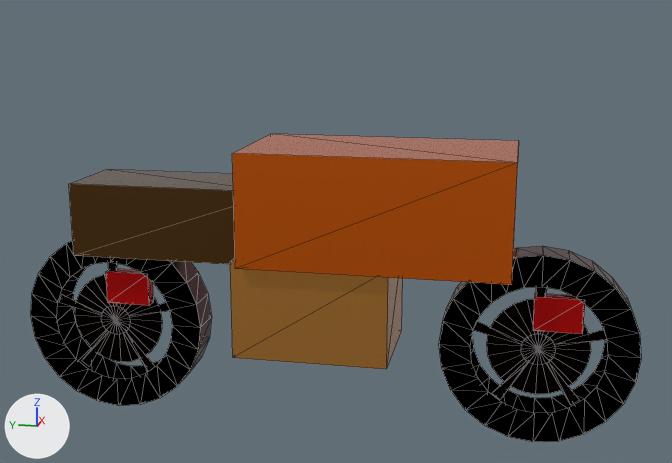
One commit to the glTF model assets/vehicles/hypersport_rr1000_lod0.glb: the scene before it, then after it.
Rendered twice from a camera (50 mm lens) standing at (-2.88, -0.63, 1.37) and looking at (0.01, -0.05, 0.65). Lighting does not change. The marker at lower left points along +X, +Y and +Z. The older version comes first. Mesh edges are drawn as thin lines.

Script lines for the objects in view, before the commit:
```python
me_chassis = bpy.data.meshes.new('Chassis')
me_chassis.from_pydata(...)  # a box spanning x -0.22..0.22, y -0.62..0.22, z 0.57..0.93; a box spanning x -0.18..0.18, y -0.25..0.25, z 0.26..0.58; a box spanning x -0.14..0.14, y 0.1..0.8, z 0.56..0.8
me_chassis.materials.append(mat_chassis_mat)
me_wheel_front = bpy.data.meshes.new('Wheel_Front')
me_wheel_front.from_pydata(...)  # 180 vertices, 214 faces; spans x -0.06..0.06, y -0.31..0.31, z -0.31..0.31
me_wheel_front.materials.append(mat_wheel_front_mat)
me_wheel_rear = bpy.data.meshes.new('Wheel_Rear')
me_wheel_rear.from_pydata(...)  # 180 vertices, 214 faces; spans x -0.06..0.06, y -0.31..0.31, z -0.31..0.31
me_wheel_rear.materials.append(mat_wheel_rear_mat)
ob_chassis = bpy.data.objects.new('Chassis', me_chassis)
ob_chassis.location = (0.0, 0.0, 0.0)
ob_wheel_front = bpy.data.objects.new('Wheel_Front', me_wheel_front)
ob_wheel_front.location = (0.0, -0.71, 0.31)
ob_wheel_rear = bpy.data.objects.new('Wheel_Rear', me_wheel_rear)
ob_wheel_rear.location = (0.0, 0.71, 0.31)
```
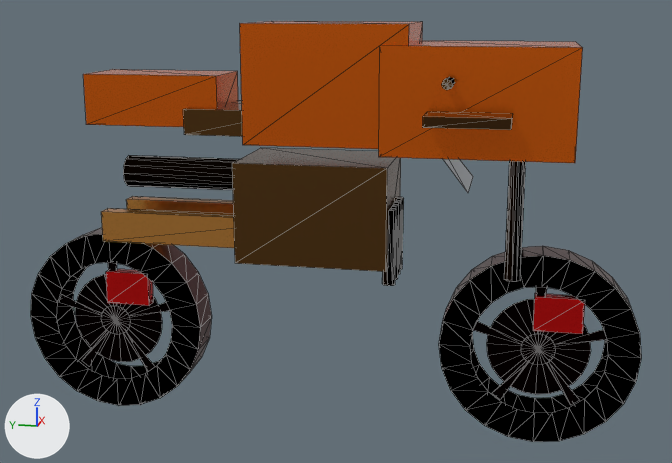
The change, as a list of edits to the scene's bpy script:
```text
Add mat_windscreen_mat:
    mat_windscreen_mat = bpy.data.materials.new('Windscreen_Mat')
    # nodes: BsdfPrincipled, Mix, OutputMaterial, VertexColor
    # colours: white #edf3f9, mixed with the vertex colours
Add me_windscreen:
    me_windscreen.from_pydata(...)  # 4 vertices, 2 faces; spans x -0.14..0.14, y -0.48..-0.32, z 0.82..1.02
    me_windscreen.materials.append(mat_windscreen_mat)
Add me_motorcycle_body:
    me_motorcycle_body.from_pydata(...)  # 232 vertices, 396 faces; spans x -0.32..0.32, y -0.78..0.74, z 0.2..1.0
    me_motorcycle_body.materials.append(mat_chassis_mat)
Remove ob_chassis:
    ob_chassis = bpy.data.objects.new('Chassis', me_chassis)
    ob_chassis.location = (0.0, 0.0, 0.0)
Add ob_windscreen:
    ob_windscreen = bpy.data.objects.new('Windscreen', me_windscreen)
    ob_windscreen.location = (0.0, 0.0, 0.0)
Add ob_motorcycle_body:
    ob_motorcycle_body = bpy.data.objects.new('Motorcycle_Body', me_motorcycle_body)
    ob_motorcycle_body.location = (0.0, 0.0, 0.31)
```

Location of each change, (x1, y1, x2, y2) in pixels of the pictures (672 x 463 px):
'Motorcycle_Body', added
    after: (83, 21, 583, 286)
'Chassis', deleted
    before: (69, 134, 519, 369)
'Windscreen', added
    after: (444, 159, 473, 193)
